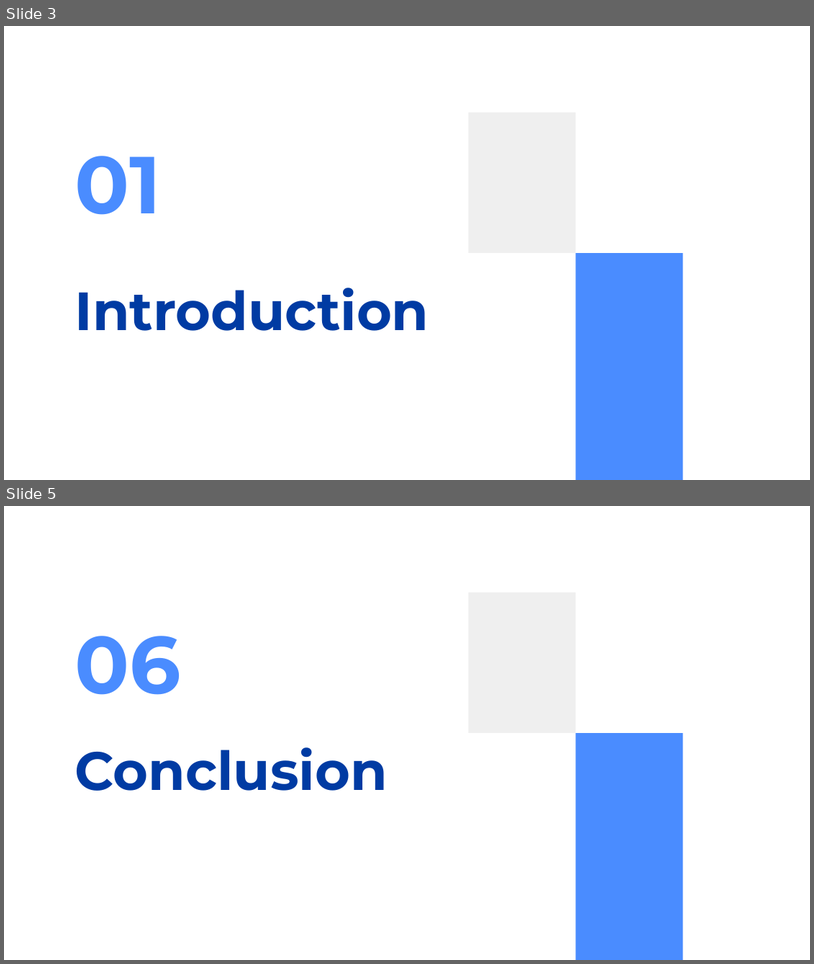
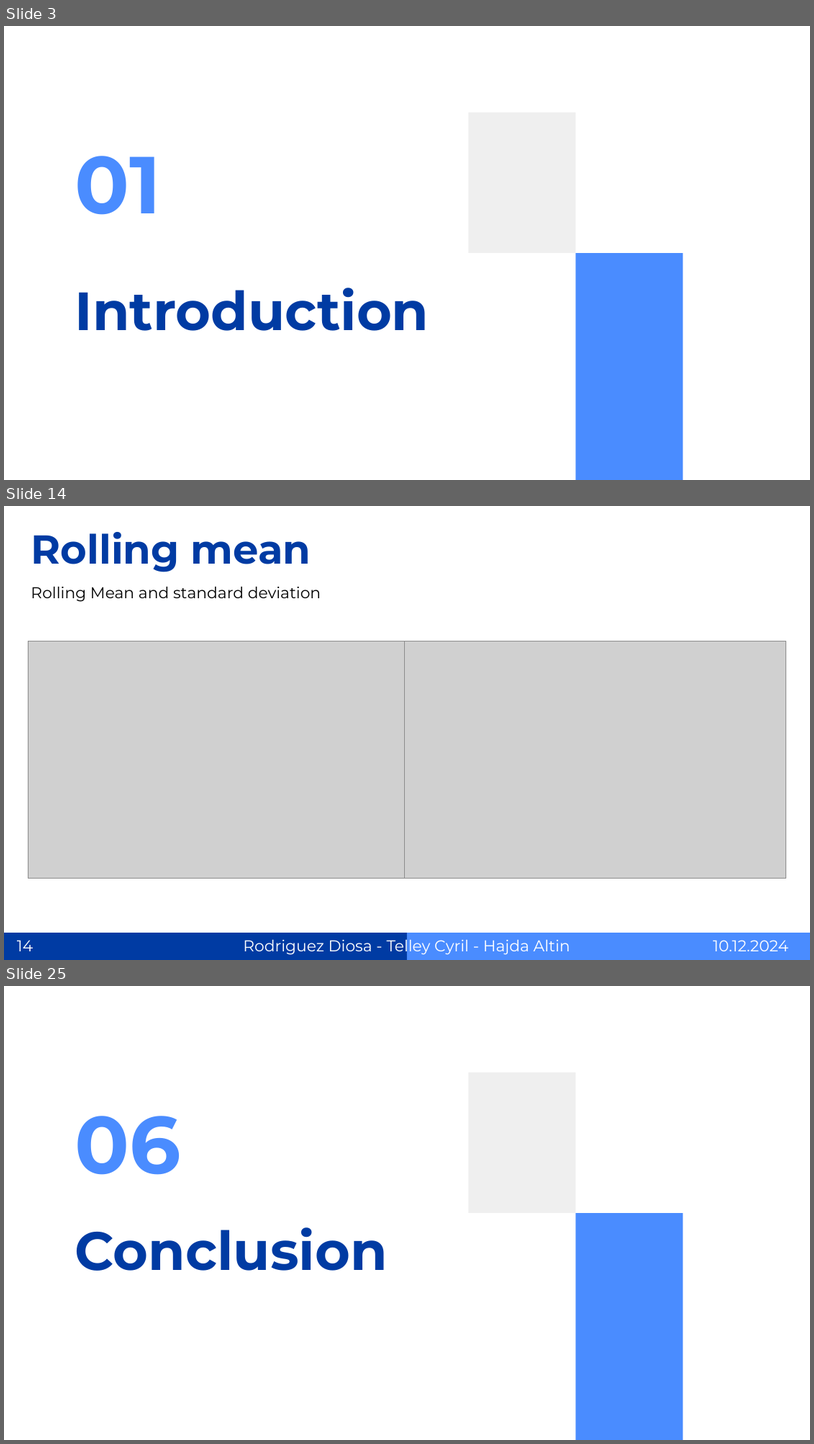
Before and after one commit to SuperMegaFort/TSM-AnSeqDa, a slide deck: presentation/pres_AnSeqDa.pptx. Shown one above the other, each under a label of ours: slides 3 and 5 before the commit, slides 3, 14 and 25 after it; the slides between them are not shown. The pictures are 814x964 and 814x1444 pixels, drawn with LibreOffice and Linux fonts; fonts in the diff are those of the drawing; grey boxes stand for pictures. Boxes give left, top, right and bottom in pixels: in the first picture for what was removed or moved away, otherwise in the second. Text is boxed around its words. In the diff, an @@ line names an element or a change of style, - is before the commit and + after.

```diff
--- a/presentation/pres_AnSeqDa.pptx
+++ b/presentation/pres_AnSeqDa.pptx
@@ slide 14 added at box(4, 506, 810, 960), background #FFFFFF @@
@@ title added at box(31, 532, 311, 572), 36 pt, text #003BA3, bold @@
+Rolling mean
@@ subtitle added at box(31, 586, 321, 602), 14 pt, text #000000 @@
+Rolling Mean and standard deviation
@@ picture added at box(28, 641, 405, 878) @@
@@ picture added at box(405, 641, 786, 878) @@
@@ rectangle added at box(4, 932, 407, 960), fill #003BA3 @@
@@ text added at box(243, 937, 571, 955), 14 pt, text #FFFFFF @@
+Rodriguez Diosa - Telley Cyril - Hajda Altin
@@ rectangle added at box(407, 932, 810, 960), fill #4A8CFF @@
@@ page number added at box(17, 939, 33, 951), 14 pt, text #FFFFFF @@
+14
@@ text added at box(713, 939, 789, 951), 14 pt, text #FFFFFF @@
+10.12.2024
@@ what was slide 5 is now slide 25 @@
```
Also in this commit, not shown: 5 slides changed, 20 other slides added, 3 other files.
